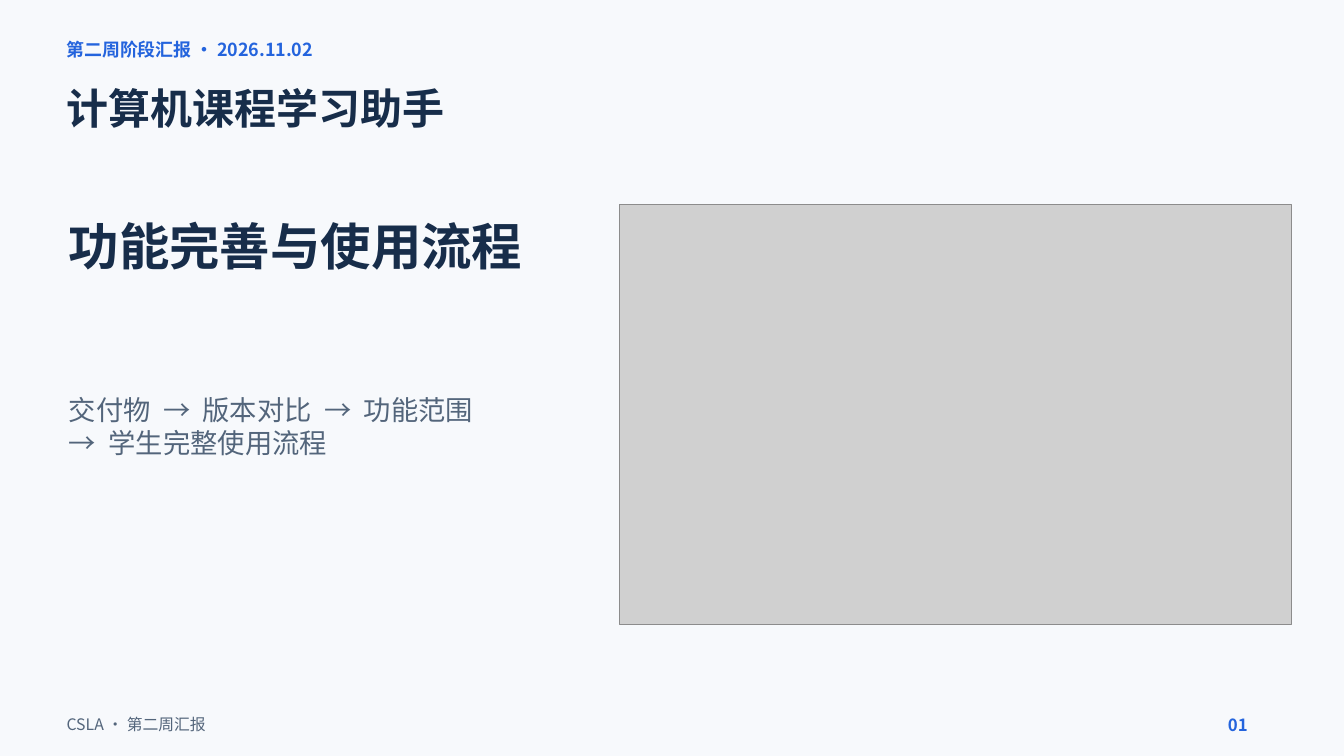
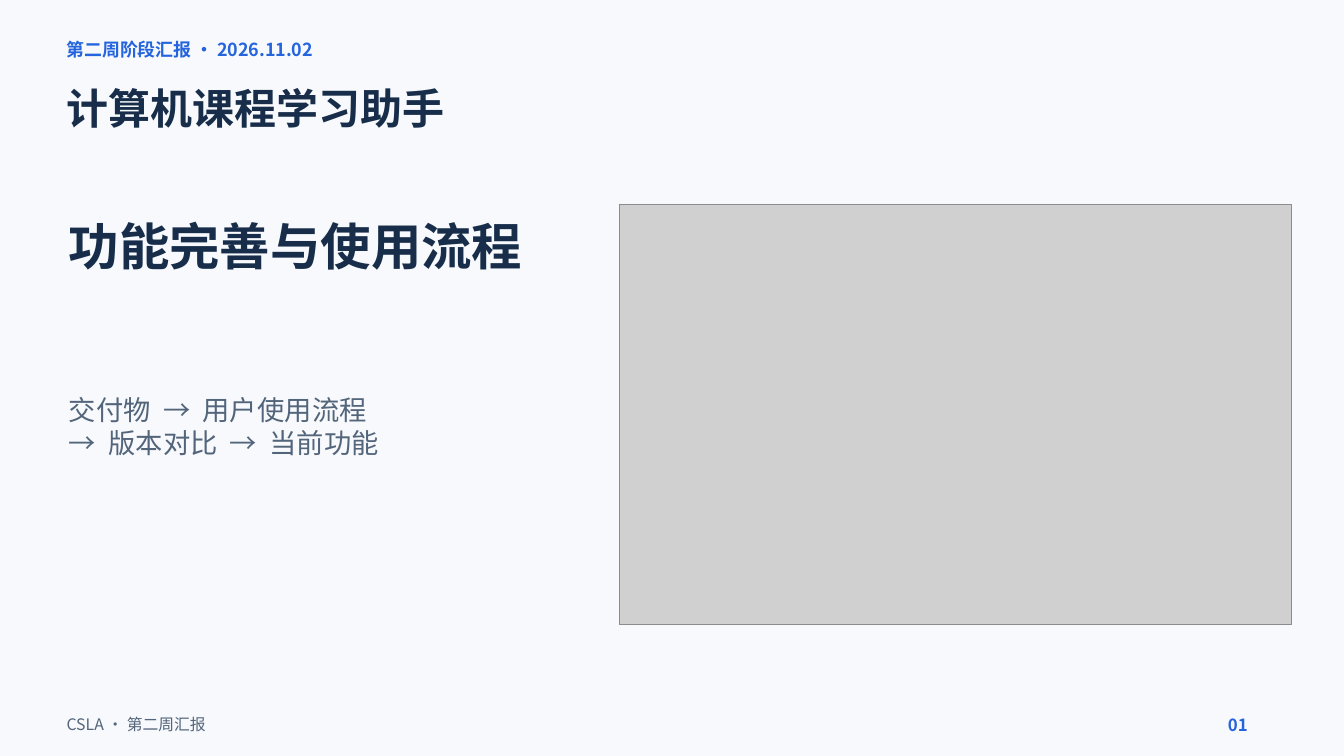
Before and after one commit to KnightofAltria/AIassistant, a slide deck: slide 1 of 文档/汇报内容/第二周汇报/第二周汇报.pptx. Drawn at 1344x756 pixels with LibreOffice and Linux fonts; fonts in the diff are those of the drawing; grey boxes stand for pictures. Boxes give left, top, right and bottom in pixels: in the first picture for what was removed or moved away, otherwise in the second. Text is boxed around its words. In the diff, an @@ line names an element or a change of style, - is before the commit and + after.

Commit message:
docs: 将用户使用流程前移至汇报第二部分

```diff
--- a/文档/汇报内容/第二周汇报/第二周汇报.pptx
+++ b/文档/汇报内容/第二周汇报/第二周汇报.pptx
@@ text at (x1=69, y1=397, x2=379, y2=455): text changed @@
-交付物 → 版本对比 → 功能范围
-→ 学生完整使用流程
+交付物 → 用户使用流程
+→ 版本对比 → 当前功能
```
Also in this commit, not shown: 12 other slides changed.
